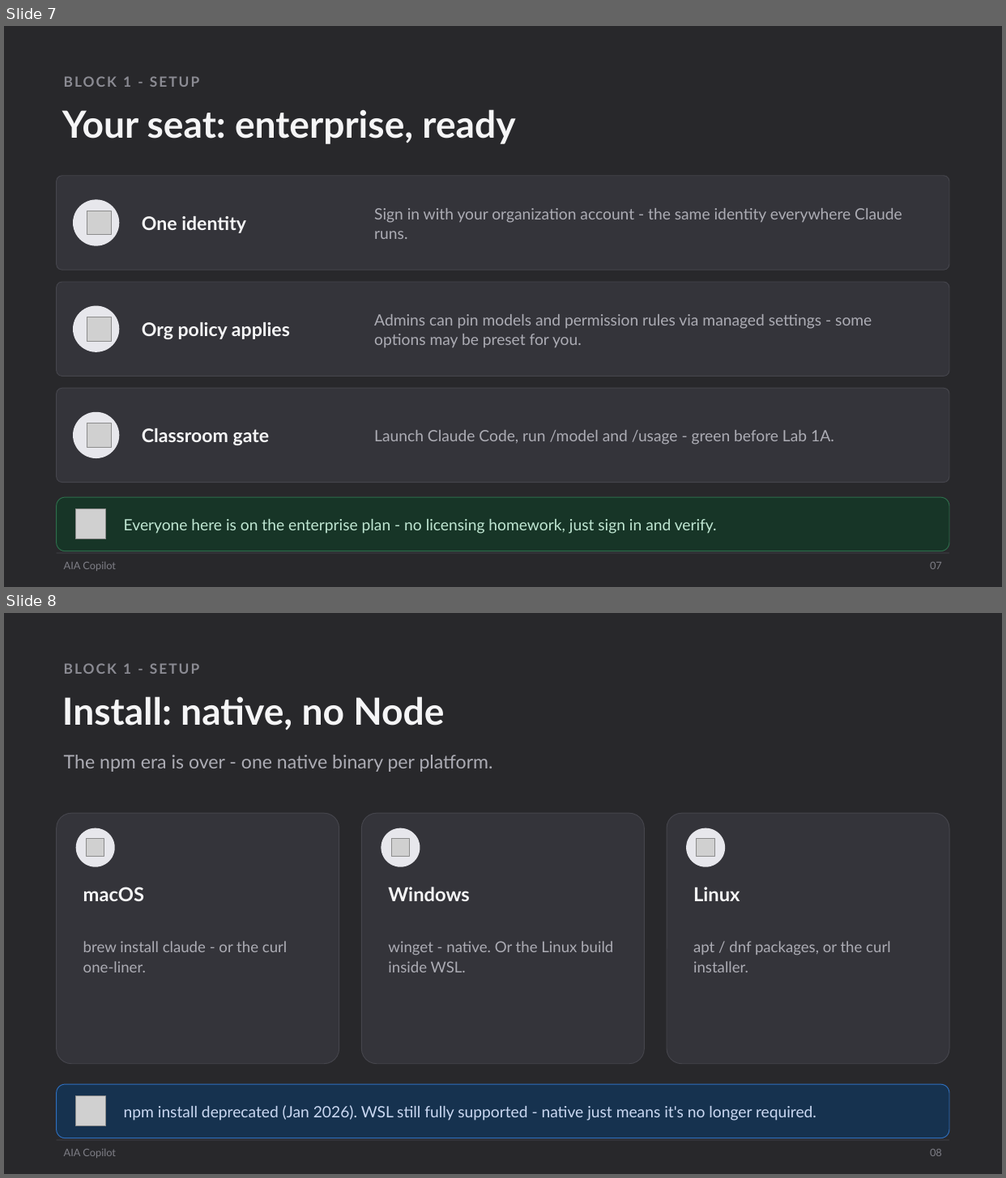
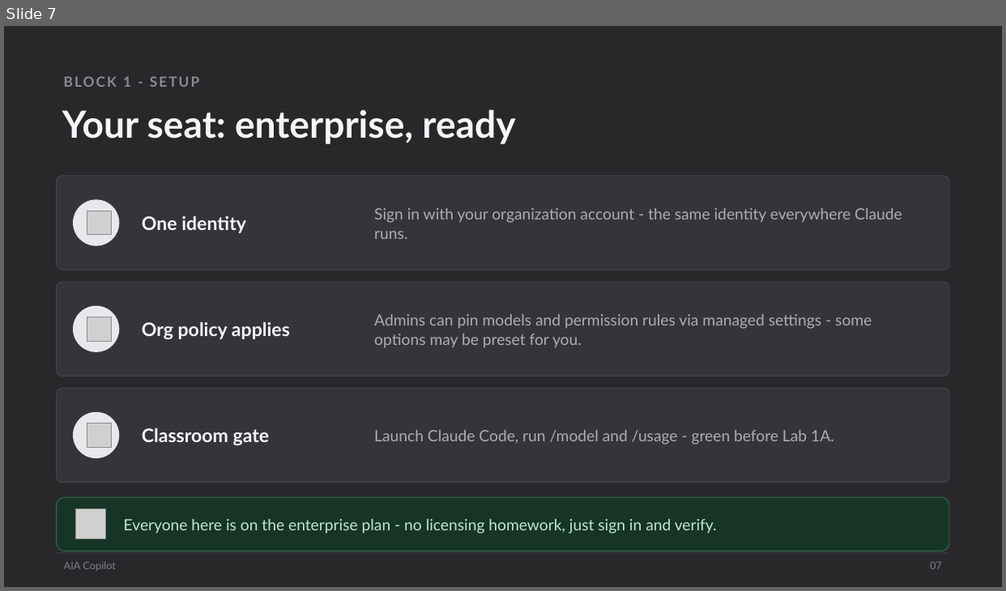
Before and after one commit to scottrhay/AIA-ClaudeCopilot, a slide deck: claude-code-3day/slides/Day1_Claude_Code_Fundamentals.pptx. Shown one above the other, each under a label of ours: slides 7 and 8 before the commit, slide 7 after it. The pictures are 1006x1178 and 1006x591 pixels, drawn with LibreOffice and Linux fonts; fonts in the diff are those of the drawing; grey boxes stand for pictures. Boxes give left, top, right and bottom in pixels: in the first picture for what was removed or moved away, otherwise in the second. Text is boxed around its words. In the diff, an @@ line names an element or a change of style, - is before the commit and + after.

```diff
--- a/claude-code-3day/slides/Day1_Claude_Code_Fundamentals.pptx
+++ b/claude-code-3day/slides/Day1_Claude_Code_Fundamentals.pptx
@@ slide 8 removed at (4, 613, 1002, 1174), background #28282B @@
@@ text removed at (123, 663, 131, 674) @@
-BLOCK 1 - SETUP
@@ text removed at (62, 696, 444, 730) @@
-Install: native, no Node
@@ text removed at (64, 755, 493, 772) @@
-The npm era is over - one native binary per platform.
@@ rounded rectangle removed at (57, 813, 339, 1063) @@
@@ ellipse removed at (76, 828, 115, 867) @@
@@ rounded rectangle removed at (362, 813, 645, 1063) @@
@@ ellipse removed at (381, 828, 420, 867) @@
@@ rounded rectangle removed at (667, 813, 949, 1063) @@
@@ ellipse removed at (686, 828, 725, 867) @@
@@ picture removed at (87, 839, 104, 857) @@
@@ picture removed at (392, 839, 410, 857) @@
@@ picture removed at (697, 839, 714, 857) @@
@@ text removed at (83, 887, 144, 901) @@
-macOS
@@ text removed at (388, 887, 469, 901) @@
-Windows
@@ text removed at (693, 887, 739, 901) @@
-Linux
@@ text removed at (83, 941, 287, 973) @@
-brew install claude - or the curl one-liner.
@@ text removed at (388, 941, 613, 973) @@
-winget - native. Or the Linux build inside WSL.
@@ text removed at (693, 941, 890, 973) @@
-apt / dnf packages, or the curl installer.
@@ rounded rectangle removed at (57, 1084, 949, 1139) @@
@@ picture removed at (76, 1097, 106, 1127) @@
@@ text removed at (124, 1105, 816, 1121) @@
-npm install deprecated (Jan 2026). WSL still fully supported - native just means it's no longer required.
@@ rectangle removed at (57, 1140, 949, 1141) @@
@@ text removed at (64, 1149, 116, 1158) @@
-AIA Copilot
@@ text removed at (930, 1149, 942, 1157) @@
-08
```
Also in this commit, not shown: 1 slide added, 1 other file.
